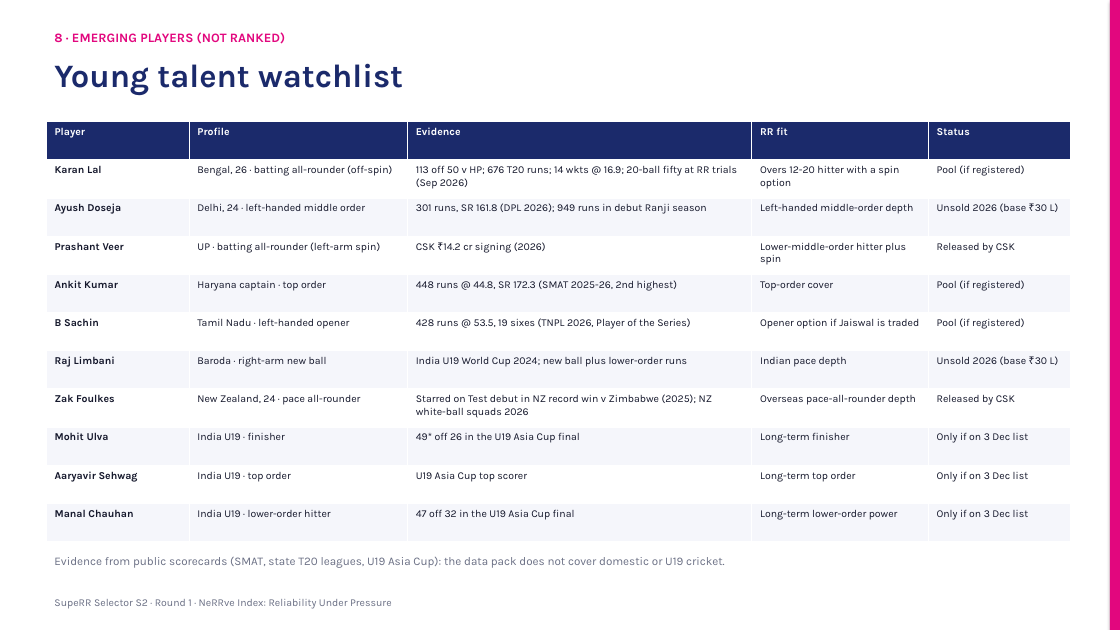
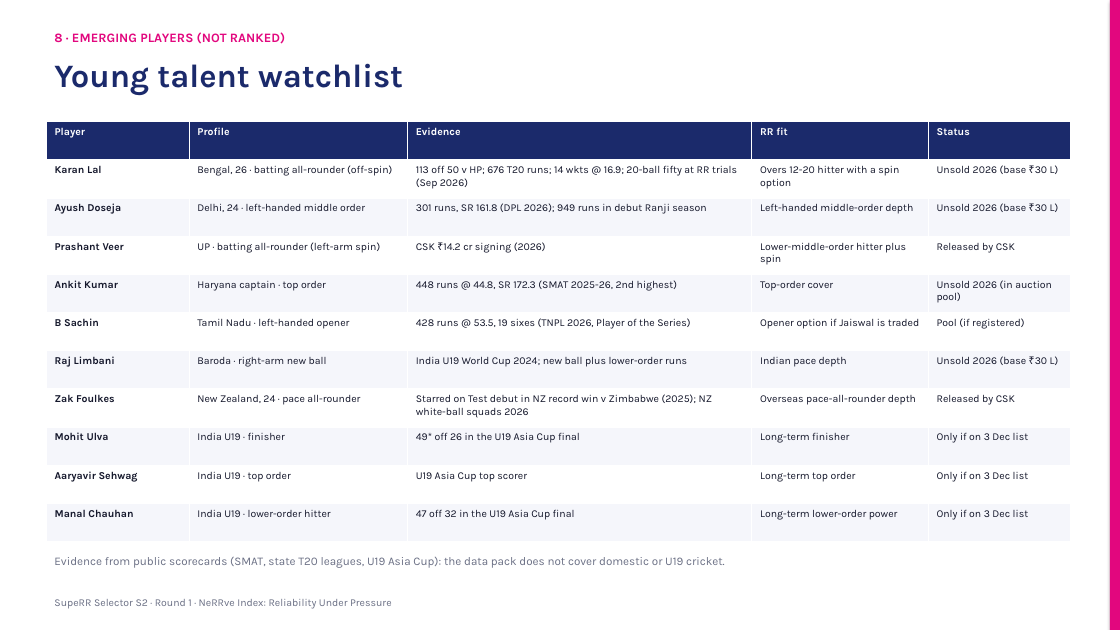
Before and after one commit to KoduruChandrasekhar/RRAuction-, a slide deck: slide 15 of submission/NeRRve_Deck.pptx. Drawn at 1120x630 pixels with LibreOffice and Linux fonts; fonts in the diff are those of the drawing. Boxes give left, top, right and bottom in pixels: in the first picture for what was removed or moved away, otherwise in the second. Text is boxed around its words. In the diff, an @@ line names an element or a change of style, - is before the commit and + after.

```diff
--- a/submission/NeRRve_Deck.pptx
+++ b/submission/NeRRve_Deck.pptx
@@ table at box(46, 122, 1071, 542) @@
-row 2, column 5: Pool (if registered)
+row 2, column 5: Unsold 2026 (base ₹30 L)
-row 5, column 5: Pool (if registered)
+row 5, column 5: Unsold 2026 (in auction pool)
```
Also in this commit, not shown: 3 other files.
